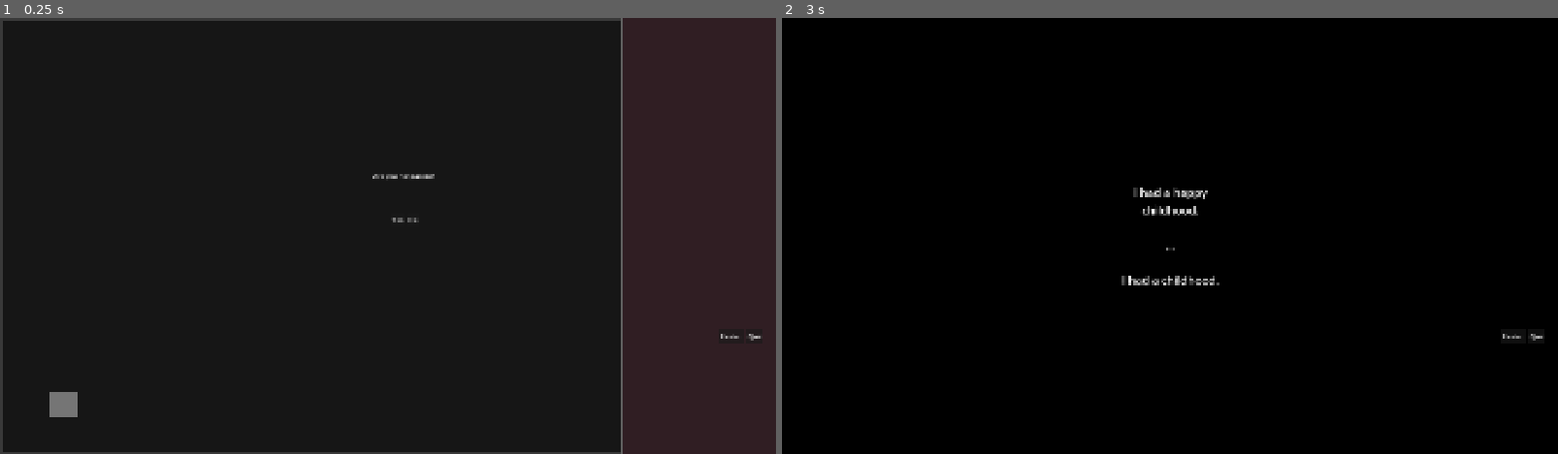
Above: before the commit, frames 1-2 (left to right).
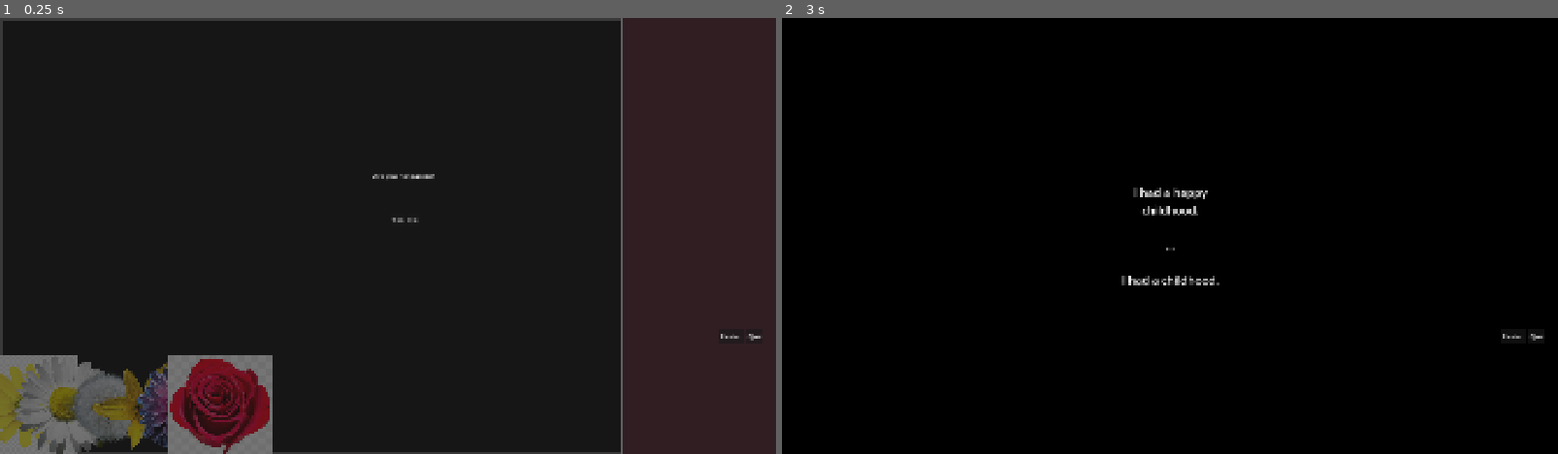
Above: after the commit, the same moments.

Repository: small-ram/with-beautiful-scars
Game: Godot game, scene res://Scenes/Main.tscn
Two runs of this game, one before a commit and one after it. Both use one fixed random seed, a clock stepped at 60 frames per second and the inputs below.
Inputs:
- Up to frame 1 (0.25 s): no input
- Up to frame 2 (3 s): click "Restart" at 0.5 s; click "Restart" at 1.25 s; click "Restart" at 2 s; click "Yes" at 2.75 s

The runs differ from the first frame. In frame 1, 6.9% of the frame differs, in the area x 0-36%, y 77-100%; in frame 2, nothing differs.

Commit message:
individual circles imgs, circle slot list added

Diff:
--- a/Assets/easy_memory_table.tres
+++ b/Assets/easy_memory_table.tres
@@ -1,6 +1,12 @@
-[gd_resource type="Resource" script_class="MemoryTable" load_steps=2 format=3 uid="uid://bjdovhd0fefjg"]
+[gd_resource type="Resource" script_class="MemoryTable" load_steps=8 format=3 uid="uid://bjdovhd0fefjg"]
 
 [ext_resource type="Script" uid="uid://ns226t1vd6da" path="res://Scripts/Gameplay/MemoryTable.gd" id="1_bndln"]
+[ext_resource type="Texture2D" uid="uid://bdbe31eb7abii" path="res://Assets/Circles/circle_crib.png" id="1_lo4vx"]
+[ext_resource type="Texture2D" uid="uid://db46jjxw4suqw" path="res://Assets/Circles/circle_horse.png" id="2_iv46k"]
+[ext_resource type="Texture2D" uid="uid://dsxl4p5nlkjk2" path="res://Assets/Circles/circle_distance.png" id="3_oqvbl"]
+[ext_resource type="Texture2D" uid="uid://c3sn5inru6mwy" path="res://Assets/Circles/circle_repair.jpg" id="4_vbhlu"]
+[ext_resource type="Texture2D" uid="uid://dlslwpt0vy2lu" path="res://Assets/Circles/circle_concept.png" id="5_a3k3o"]
+[ext_resource type="Texture2D" uid="uid://bqsos7m1ulfdt" path="res://Assets/Circles/circle_closure.jpg" id="6_8i2ob"]
 
 [resource]
 script = ExtResource("1_bndln")
@@ -20,4 +26,12 @@
 5: "mem_concept",
 6: "mem_closure"
 }
+memory_to_circle_tex = {
+"mem_closure": ExtResource("6_8i2ob"),
+"mem_concept": ExtResource("5_a3k3o"),
+"mem_crib": ExtResource("1_lo4vx"),
+"mem_distance": ExtResource("3_oqvbl"),
+"mem_hehory": ExtResource("2_iv46k"),
+"mem_repair": ExtResource("4_vbhlu")
+}
 metadata/_custom_type_script = "uid://ns226t1vd6da"
--- a/Scenes/Main.tscn
+++ b/Scenes/Main.tscn
@@ -70,7 +70,7 @@
 dialog_id = "mem_distance_dialog"
 memory_id = "mem_distance"
 allowed_slots = PackedInt32Array(1, 2, 3)
-origin_path = NodePath("../../../../UI/WorkspaceLayer/CircleOrigin")
+origin_path = NodePath("../../../../SpawnPoints/CirclesOrigin")
 
 [node name="Sprite2D" parent="Gameplay/MarginContainer/PhotoStack/photo_distance" index="0"]
 position = Vector2(2.00007, 2.50001)
@@ -85,7 +85,7 @@
 dialog_id = "mem_repair_dialog"
 memory_id = "mem_repair"
 allowed_slots = PackedInt32Array(1, 2, 3)
-origin_path = NodePath("../../../../UI/WorkspaceLayer/CircleOrigin")
+origin_path = NodePath("../../../../SpawnPoints/CirclesOrigin")
 
 [node name="Sprite2D" parent="Gameplay/MarginContainer/PhotoStack/photo_repair" index="0"]
 position = Vector2(2.00007, 2.50001)
@@ -100,7 +100,7 @@
 dialog_id = "mem_concept_dialog"
 memory_id = "mem_concept"
 allowed_slots = PackedInt32Array(4, 5, 6)
-origin_path = NodePath("../../../../UI/WorkspaceLayer/CircleOrigin")
+origin_path = NodePath("../../../../SpawnPoints/CirclesOrigin")
 
 [node name="Sprite2D" parent="Gameplay/MarginContainer/PhotoStack/photo_concept" index="0"]
 position = Vector2(2.00007, 2.50001)
@@ -115,7 +115,7 @@
 dialog_id = "mem_hehory_dialog"
 memory_id = "mem_hehory"
 allowed_slots = PackedInt32Array(4, 5, 6)
-origin_path = NodePath("../../../../UI/WorkspaceLayer/CircleOrigin")
+origin_path = NodePath("../../../../SpawnPoints/CirclesOrigin")
 
 [node name="Sprite2D" parent="Gameplay/MarginContainer/PhotoStack/photo_hehory" index="0"]
 position = Vector2(5.00002, 4)
@@ -126,7 +126,7 @@
 dialog_id = "mem_closure_dialog"
 memory_id = "mem_closure"
 allowed_slots = PackedInt32Array(4, 5, 6)
-origin_path = NodePath("../../../../UI/WorkspaceLayer/CircleOrigin")
+origin_path = NodePath("../../../../SpawnPoints/CirclesOrigin")
 
 [node name="Sprite2D" parent="Gameplay/MarginContainer/PhotoStack/photo_closure" index="0"]
 position = Vector2(5.00002, 4)
@@ -141,7 +141,7 @@
 dialog_id = "mem_crib_dialog"
 memory_id = "mem_crib"
 allowed_slots = PackedInt32Array(1, 2, 3)
-origin_path = NodePath("../../../../UI/WorkspaceLayer/CircleOrigin")
+origin_path = NodePath("../../../../SpawnPoints/CirclesOrigin")
 
 [node name="Sprite2D" parent="Gameplay/MarginContainer/PhotoStack/photo_crib" index="0"]
 position = Vector2(2.00007, 2.50001)
@@ -230,15 +230,6 @@
 lifetime = 4.0
 process_material = SubResource("ParticleProcessMaterial_1a6ex")
 
-[node name="CircleOrigin" type="Node2D" parent="UI/WorkspaceLayer"]
-position = Vector2(118, 923)
-scale = Vector2(0.0676262, 0.304409)
-
-[node name="ColorRect" type="ColorRect" parent="UI/WorkspaceLayer/CircleOrigin"]
-offset_right = 40.0
-offset_bottom = 40.0
-scale = Vector2(26.9476, 5.1267)
-
 [node name="OverlayLayer" type="CanvasLayer" parent="UI"]
 layer = 5
 
@@ -268,6 +259,10 @@
 [node name="WomanSpawn" type="Marker2D" parent="SpawnPoints"]
 position = Vector2(798, 585)
 
+[node name="CirclesOrigin" type="Marker2D" parent="SpawnPoints"]
+position = Vector2(175, 100)
+scale = Vector2(0.0676262, 0.304409)
+
 [node name="TrashSpawn" type="Marker2D" parent="SpawnPoints"]
 position = Vector2(724, 119)
 
--- a/Scenes/TrashCan.tscn
+++ b/Scenes/TrashCan.tscn
@@ -1,10 +1,9 @@
 [gd_scene load_steps=3 format=3 uid="uid://ddw0x2to15ax3"]
 
 [ext_resource type="Script" uid="uid://jr13wluyoiis" path="res://Scripts/Gameplay/TrashCan.gd" id="1_dc2im"]
-[ext_resource type="Texture2D" uid="uid://dl8arsmauqols" path="res://Assets/river.jpg" id="2_eavrt"]
+[ext_resource type="Texture2D" uid="uid://bwj3ueyx2ikfg" path="res://Assets/river.png" id="2_eavrt"]
 
 [node name="TrashCan" type="Area2D" groups=["bin"]]
-position = Vector2(0, -3)
 script = ExtResource("1_dc2im")
 
 [node name="Sprite2D" type="Sprite2D" parent="."]
--- /dev/null
+++ b/Scripts/Gameplay/CircleBank.gd
@@ -0,0 +1,32 @@
+# Scripts/Managers/CircleBank.gd  (AutoLoad)
+extends CanvasLayer
+
+@export var icon_spacing : Vector2 = Vector2(96, 0)
+
+var _icons : Dictionary = {}         # mem_id → Sprite2D
+
+func _ready() -> void:
+	MemoryPool.claimed.connect(_on_memory_claimed)
+	call_deferred("_build_icons")    # wait one frame; MemoryPool.table will be set
+
+func _build_icons() -> void:
+	if MemoryPool.table == null:
+		push_error("CircleBank: MemoryPool.table still null!"); return
+
+	var idx := 0
+	for mem_id in MemoryPool.table.memory_to_circle_tex:
+		var s := Sprite2D.new()
+		s.texture = MemoryPool.table.memory_to_circle_tex[mem_id]
+		s.position = Vector2(64, 960) + icon_spacing * idx   # bottom-left row
+		s.z_index  = 20
+		add_child(s)
+		_icons[mem_id] = s
+		idx += 1
+	emit_signal("ready")
+
+func _on_memory_claimed(mem_id:String) -> void:
+	if _icons.has(mem_id):
+		_icons[mem_id].visible = false
+
+func reset_all() -> void:           # called on restart
+	for s in _icons.values(): s.visible = true
--- a/Scripts/Gameplay/MemoryCircle.gd
+++ b/Scripts/Gameplay/MemoryCircle.gd
@@ -2,6 +2,8 @@
 extends Area2D
 
 signal seal_done(photo)
+
+@export var tex : Texture2D
 
 var _slot  : Node2D
 var _photo : Area2D
@@ -10,6 +12,7 @@
 func init(slot:Node2D, photo:Area2D) -> void:
 	_slot  = slot
 	_photo = photo
+	if tex: $Sprite2D.texture = tex
 	$AnimationPlayer.play("sharpen")   # ← NEW: put the player on the clip
 	set_process(true)          # make sure _physics_process runs
 
--- a/Scripts/Gameplay/MemoryPool.gd
+++ b/Scripts/Gameplay/MemoryPool.gd
@@ -18,6 +18,9 @@
 
 func claim(id : String) -> void:
 	_free.erase(id)
+	claimed.emit(id)
 
 func all_used() -> bool:
 	return _free.is_empty()
+
+signal claimed(mem_id:String)
--- a/Scripts/Gameplay/MemorySlot.gd
+++ b/Scripts/Gameplay/MemorySlot.gd
@@ -7,3 +7,6 @@
 	add_to_group("memory_slots")
 	collision_layer = 2       # slot layer
 	collision_mask  = 0       # doesn’t detect physics, only overlaps
+
+func get_circle_texture() -> Texture2D:
+	return MemoryPool.table.memory_to_circle_tex.get(memory_id, null)
--- a/Scripts/Gameplay/MemoryTable.gd
+++ b/Scripts/Gameplay/MemoryTable.gd
@@ -2,3 +2,11 @@
 class_name MemoryTable
 @export var photo_to_slots : Dictionary = {}
 @export var slot_to_memory_id : Dictionary = {}
+@export var memory_to_circle_tex : Dictionary = {
+	"mem_crib":       preload("res://Assets/Circles/circle_crib.png"),
+	"mem_hehory":     preload("res://Assets/Circles/circle_horse.png"),
+	"mem_distance":   preload("res://Assets/Circles/circle_distance.png"),
+	"mem_repair":     preload("res://Assets/Circles/circle_repair.jpg"),
+	"mem_concept":    preload("res://Assets/Circles/circle_concept.png"),
+	"mem_closure":    preload("res://Assets/Circles/circle_closure.jpg")
+}
--- a/Scripts/Gameplay/Photo.gd
+++ b/Scripts/Gameplay/Photo.gd
@@ -150,6 +150,7 @@
 			continue
 
 		var c : Area2D = circle_scene.instantiate()
+		c.set("tex", slot.get_circle_texture())   # inject per-slot icon
 		_circle_container.add_child(c)
 		c.global_position = origin + Vector2(idx * circle_spacing, 0)
 		idx += 1
--- a/Scripts/Gameplay/StageController.gd
+++ b/Scripts/Gameplay/StageController.gd
@@ -131,6 +131,7 @@
 # ───────── STAGE 1 – PUZZLE ─────────
 func _enter_stage1() -> void:
 	stage      = Stage.STAGE1
+	CircleBank.reset_all()
 	snaps_done = 0
 	if gameplay: gameplay.visible = true
 	for c in overlay.get_children(): c.queue_free()
--- a/project.godot
+++ b/project.godot
@@ -20,6 +20,7 @@
 AudioManager="*res://Scripts/Managers/AudioManager.gd"
 MemoryPool="*res://Scripts/Gameplay/MemoryPool.gd"
 KeyAssigner="*res://Scripts/Gameplay/KeyAssigner.gd"
+CircleBank="*res://Scripts/Gameplay/CircleBank.gd"
 
 [display]
 
Binary file removed: Assets/bin.jpg
Not shown, removed: Assets/bin.jpg.import
Binary file removed: Assets/river.jpg
Binary file added: Assets/river.png
Not shown, changed: Assets/river.png.import
Not shown, added: Scripts/Gameplay/CircleBank.gd.uid
Not shown, changed: todo.txt
